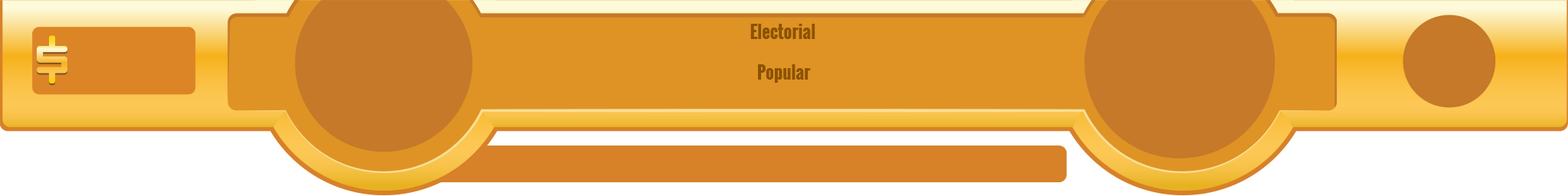
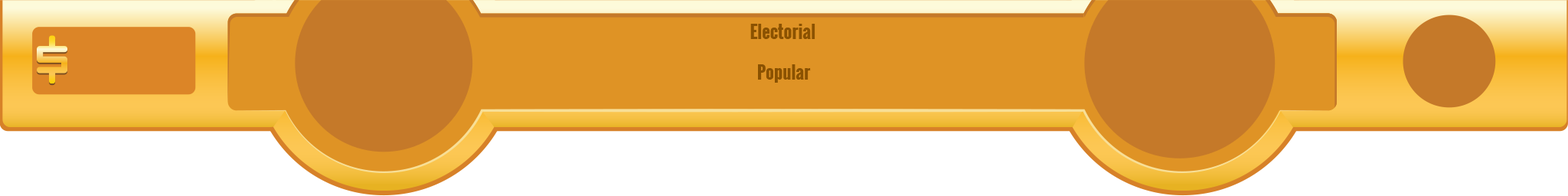
Two versions of the same layered image (1568 x 196). Layer-by-layer changes:
renamed "Vector Smart Object" to "Vector Smart Object4", painted on it over [439, 145, 1068, 183]
